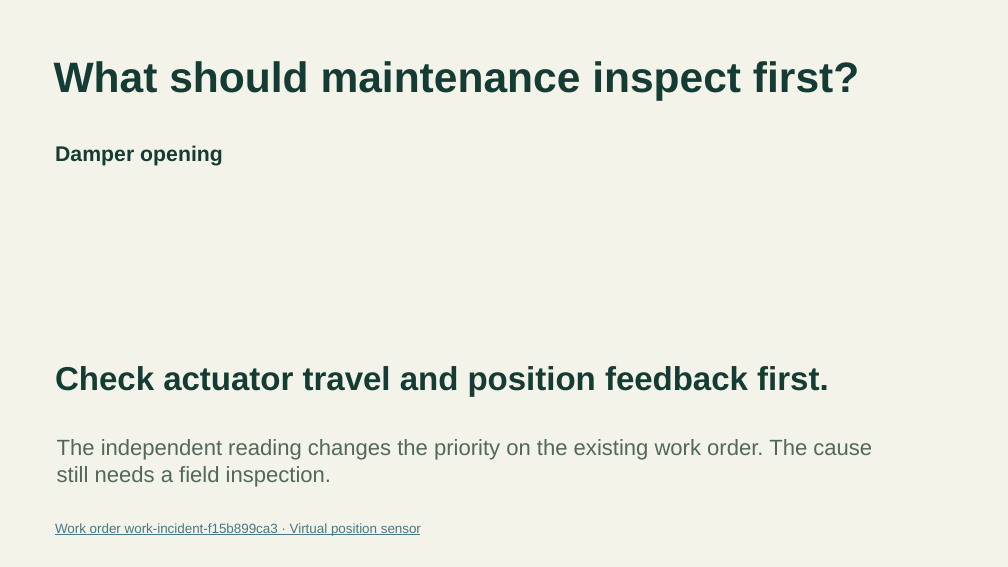
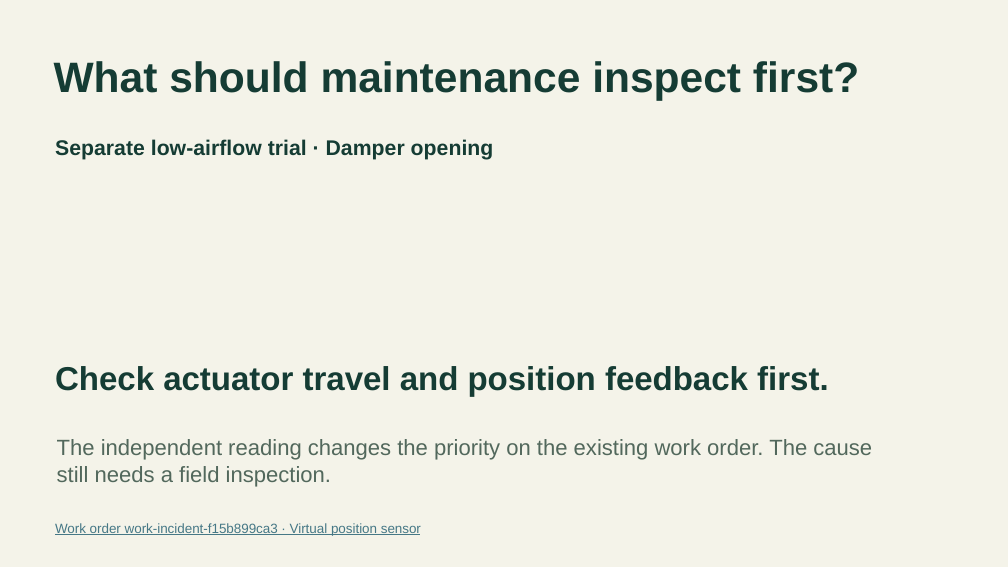
Before and after one commit to openSoom/openSoom, a slide deck: slide 4 of deliverables/presentation/openSoom-evaluation.pptx. Drawn at 1008x567 pixels with LibreOffice and Linux fonts; fonts in the diff are those of the drawing. Boxes give left, top, right and bottom in pixels: in the first picture for what was removed or moved away, otherwise in the second. Text is boxed around its words. In the diff, an @@ line names an element or a change of style, - is before the commit and + after.

```diff
--- a/deliverables/presentation/openSoom-evaluation.pptx
+++ b/deliverables/presentation/openSoom-evaluation.pptx
@@ text at [55,139,494,160]: text changed @@
-Damper opening
+Separate low-airflow trial · Damper opening
```
Also in this commit, not shown: 4 other slides changed, 2 slides added, 2 slides removed, 39 other files.
